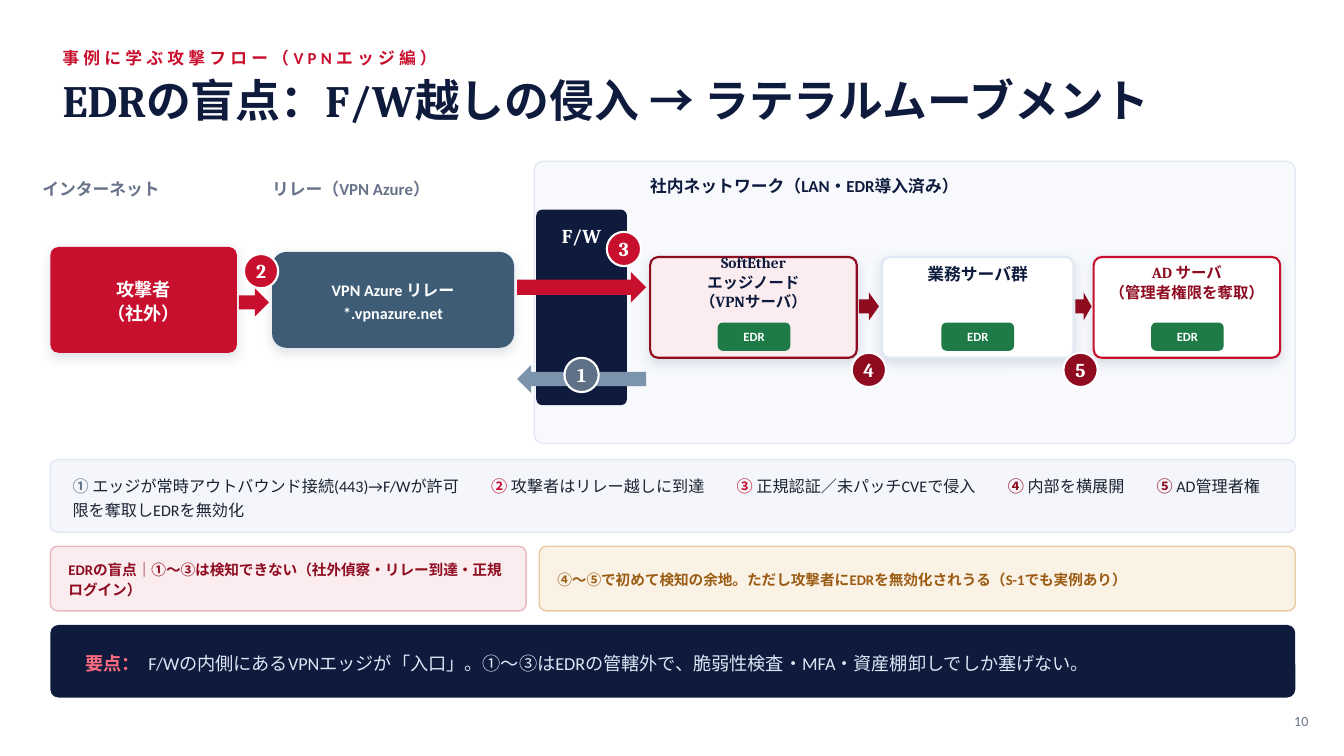
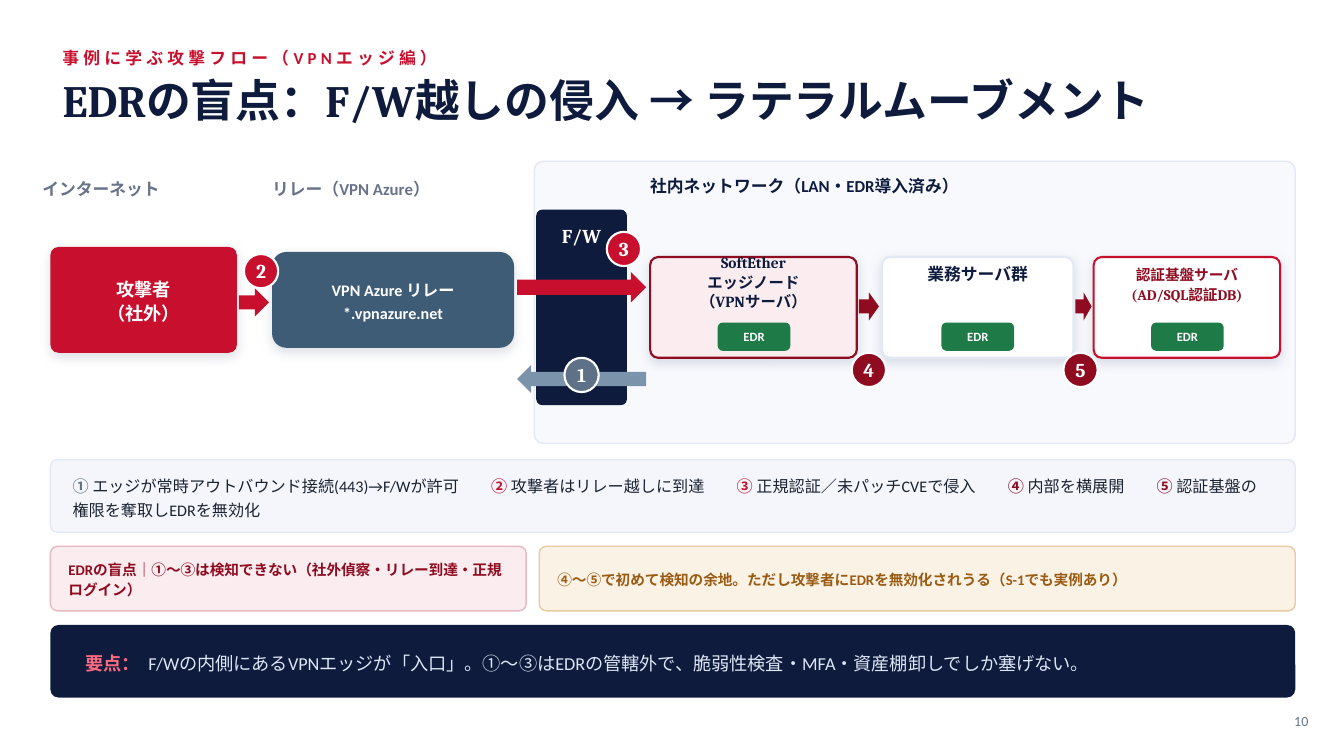
Before and after one commit to takuyaokada0115/Takuya-Okadas, a slide deck: slide 10 of 成果物/SentinelOne導入後も脆弱性検査が必要な理由.pptx. Drawn at 1344x756 pixels with LibreOffice and Linux fonts; fonts in the diff are those of the drawing. Boxes give left, top, right and bottom in pixels: in the first picture for what was removed or moved away, otherwise in the second. Text is boxed around its words. In the diff, an @@ line names an element or a change of style, - is before the commit and + after.

```diff
--- a/成果物/SentinelOne導入後も脆弱性検査が必要な理由.pptx
+++ b/成果物/SentinelOne導入後も脆弱性検査が必要な理由.pptx
@@ text at [1131,267,1242,303]: text changed; size 11 to 10.5 pt @@
-AD サーバ
-（管理者権限を奪取）
+認証基盤サーバ
+(AD/SQL認証DB)
@@ text at [73,478,1257,494]: text changed @@
-① エッジが常時アウトバウンド接続(443)→F/Wが許可 ② 攻撃者はリレー越しに到達 ③ 正規認証／未パッチCVEで侵入 ④ 内部を横展開 ⑤ AD管理者権限を奪取しEDRを無効化
+① エッジが常時アウトバウンド接続(443)→F/Wが許可 ② 攻撃者はリレー越しに到達 ③ 正規認証／未パッチCVEで侵入 ④ 内部を横展開 ⑤ 認証基盤の権限を奪取しEDRを無効化
```
Also in this commit, not shown: 6 other slides changed, 1 slide added, 1 other file.
